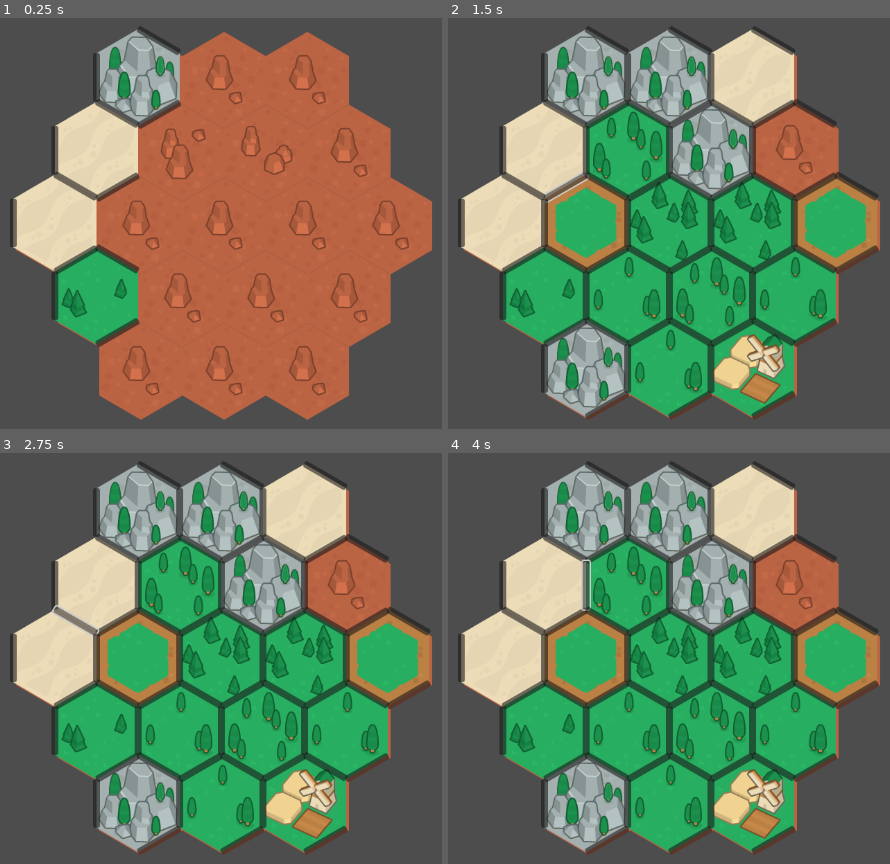
Above: before the commit, frames 1-4 (two rows, left to right).
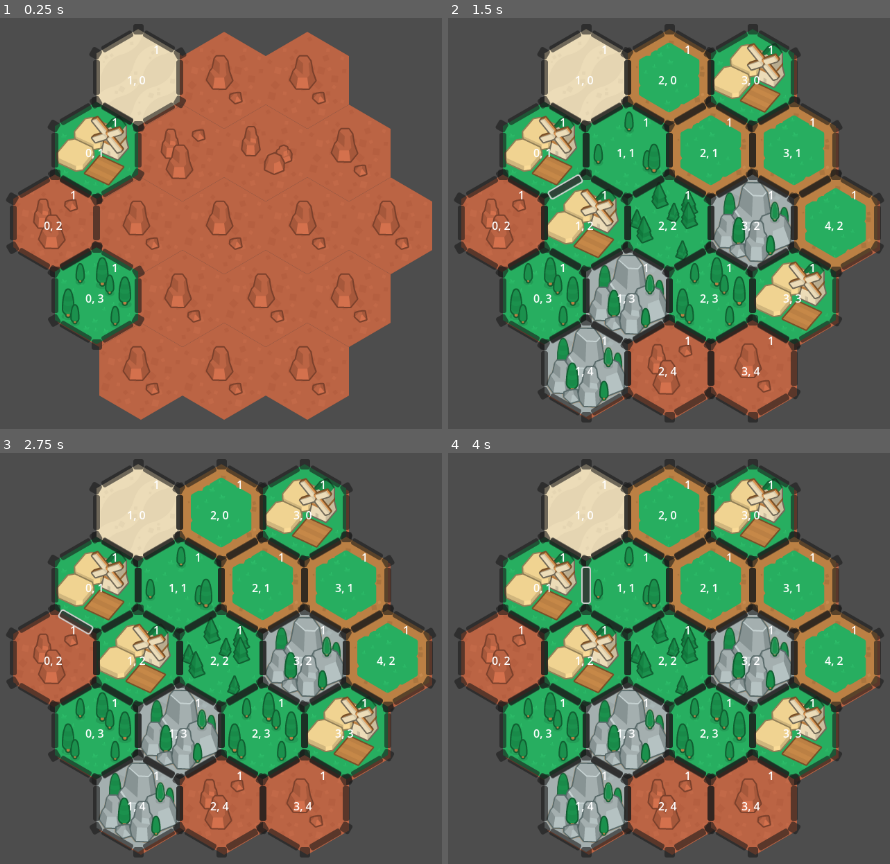
Above: after the commit, the same moments.

Repository: justAbhi77/GodotHexagon
Game: Godot game, scene res://Scenes/world.tscn
Same seed, same stepped clock (60 frames per second), same inputs: the game is played once before the commit and once after it.
Inputs (mouse positions are in pixels of both pictures, inside the frame that each line leads up to):
- Up to frame 1 (0.25 s): no input
- Up to frame 2 (1.5 s): click (567, 112) at 0.52 s; click (567, 186) at 1.27 s
- Up to frame 3 (2.75 s): click (75, 621) at 2.02 s
- Up to frame 4 (4 s): click (501, 584) at 2.77 s; click (585, 584) at 3.52 s

The runs differ from the first frame. In frame 1, 12% of the frame differs, in the area x 1-43%, y 1-81%; in frame 2, 47%; in frame 3, 47%; in frame 4, 47%, in the area x 1-99%, y 1-99%.

Commit message:
clicking on Edges done.

Diff:
--- a/Scenes/CustTile.tscn
+++ b/Scenes/CustTile.tscn
@@ -10,26 +10,134 @@
 position = Vector2(60, 70)
 texture = ExtResource("1_dam02")
 
-[node name="Edge1" type="Button" parent="Sprite2D"]
-z_index = 1
-offset_left = 2.0
-offset_top = -75.0
-offset_right = 72.0
-offset_bottom = -65.0
-rotation = 0.523599
+[node name="Edges" type="Node2D" parent="Sprite2D"]
 
-[node name="Edge3" type="Button" parent="Sprite2D"]
-z_index = 1
-offset_left = 63.0
-offset_top = 40.0
-offset_right = 133.0
-offset_bottom = 50.0
-rotation = 2.61799
+[node name="Pivot1" type="Node2D" parent="Sprite2D/Edges"]
+rotation = 2.0944
 
-[node name="Edge5" type="Button" parent="Sprite2D"]
+[node name="Edge1" type="Button" parent="Sprite2D/Edges/Pivot1"]
 z_index = 1
 offset_left = -55.0
-offset_top = -35.0
-offset_right = 15.0
-offset_bottom = -25.0
+offset_top = -25.0
+offset_right = -5.0
+offset_bottom = -15.0
 rotation = 1.5708
+mouse_filter = 1
+
+[node name="Edge4" type="Button" parent="Sprite2D/Edges/Pivot1"]
+z_index = 1
+offset_left = 65.0
+offset_top = -25.0
+offset_right = 115.0
+offset_bottom = -15.0
+rotation = 1.5708
+mouse_filter = 1
+
+[node name="Pivot2" type="Node2D" parent="Sprite2D/Edges"]
+
+[node name="Edge2" type="Button" parent="Sprite2D/Edges/Pivot2"]
+z_index = 1
+offset_left = 65.0
+offset_top = -25.0
+offset_right = 115.0
+offset_bottom = -15.0
+rotation = 1.5708
+mouse_filter = 1
+
+[node name="Edge5" type="Button" parent="Sprite2D/Edges/Pivot2"]
+z_index = 1
+offset_left = -55.0
+offset_top = -25.0
+offset_right = -5.0
+offset_bottom = -15.0
+rotation = 1.5708
+mouse_filter = 1
+
+[node name="Pivot3" type="Node2D" parent="Sprite2D/Edges"]
+rotation = 1.0472
+
+[node name="Edge3" type="Button" parent="Sprite2D/Edges/Pivot3"]
+z_index = 1
+offset_left = 65.0
+offset_top = -25.0
+offset_right = 115.0
+offset_bottom = -15.0
+rotation = 1.5708
+mouse_filter = 1
+
+[node name="Edge6" type="Button" parent="Sprite2D/Edges/Pivot3"]
+z_index = 1
+offset_left = -55.0
+offset_top = -25.0
+offset_right = -5.0
+offset_bottom = -15.0
+rotation = 1.5708
+mouse_filter = 1
+
+[node name="Vertices" type="Node2D" parent="Sprite2D"]
+
+[node name="Pivot1" type="Node2D" parent="Sprite2D/Vertices"]
+
+[node name="Vertex1" type="Button" parent="Sprite2D/Vertices/Pivot1"]
+offset_left = -7.5
+offset_top = -77.5
+offset_right = 7.5
+offset_bottom = -62.5
+
+[node name="Vertex4" type="Button" parent="Sprite2D/Vertices/Pivot1"]
+offset_left = -7.5
+offset_top = 62.5
+offset_right = 7.5
+offset_bottom = 77.5
+
+[node name="Pivot2" type="Node2D" parent="Sprite2D/Vertices"]
+rotation = 1.0472
+
+[node name="Vertex2" type="Button" parent="Sprite2D/Vertices/Pivot2"]
+offset_left = -7.5
+offset_top = -77.5
+offset_right = 7.5
+offset_bottom = -62.5
+metadata/_edit_use_anchors_ = true
+
+[node name="Vertex5" type="Button" parent="Sprite2D/Vertices/Pivot2"]
+offset_left = -7.5
+offset_top = 62.5
+offset_right = 7.5
+offset_bottom = 77.5
+metadata/_edit_use_anchors_ = true
+
+[node name="Pivot3" type="Node2D" parent="Sprite2D/Vertices"]
+rotation = 2.0944
+
+[node name="Vertex3" type="Button" parent="Sprite2D/Vertices/Pivot3"]
+offset_left = -7.5
+offset_top = -77.5
+offset_right = 7.5
+offset_bottom = -62.5
+metadata/_edit_use_anchors_ = true
+
+[node name="Vertex6" type="Button" parent="Sprite2D/Vertices/Pivot3"]
+offset_left = -7.5
+offset_top = 62.5
+offset_right = 7.5
+offset_bottom = 77.5
+metadata/_edit_use_anchors_ = true
+
+[node name="Label2" type="Label" parent="Sprite2D"]
+offset_left = -13.0
+offset_top = -55.0
+offset_right = 67.0
+offset_bottom = -24.9999
+text = "1"
+horizontal_alignment = 1
+vertical_alignment = 1
+
+[node name="Label" type="Label" parent="Sprite2D"]
+offset_left = -42.0
+offset_top = -21.0
+offset_right = 38.0
+offset_bottom = 29.0
+text = "{x},{y}"
+horizontal_alignment = 1
+vertical_alignment = 1
--- a/Scripts/CustTile.gd
+++ b/Scripts/CustTile.gd
@@ -2,7 +2,8 @@
 
 class_name  CustTile
 
-signal TileClicked
+signal EdgeClicked
+signal VertexClicked
 
 @export var TileType:Enums.TileType = Enums.TileType.Desert
 
@@ -10,18 +11,46 @@
 
 @export var Resources:Enums.TileResources = Enums.TileResources.NIL
 
-@onready var Edge1 = $Sprite2D/Edge1
-@onready var Edge3 = $Sprite2D/Edge3
-@onready var Edge5 = $Sprite2D/Edge5
+@onready var Edge1 = $Sprite2D/Edges/Pivot1/Edge1
+@onready var Edge2 = $Sprite2D/Edges/Pivot2/Edge2
+@onready var Edge3 = $Sprite2D/Edges/Pivot3/Edge3
+
+@onready var Edge4 = $Sprite2D/Edges/Pivot1/Edge4
+@onready var Edge5 = $Sprite2D/Edges/Pivot2/Edge5
+@onready var Edge6 = $Sprite2D/Edges/Pivot3/Edge6
+
+@onready var Vertex1 = $Sprite2D/Vertices/Pivot1/Vertex1
+@onready var Vertex2 = $Sprite2D/Vertices/Pivot2/Vertex2
+@onready var Vertex3 = $Sprite2D/Vertices/Pivot3/Vertex3
+
+@onready var Vertex4 = $Sprite2D/Vertices/Pivot1/Vertex4
+@onready var Vertex5 = $Sprite2D/Vertices/Pivot2/Vertex5
+@onready var Vertex6 = $Sprite2D/Vertices/Pivot3/Vertex6
+
+
 @onready var TileImage = $Sprite2D
+@onready var LabelText = $Sprite2D/Label
 
 var tileX:int = -1
 var tileY:int = -1
 
 func _ready():
-	Edge1.pressed.connect(_ButtonPressed.bind(1))
-	Edge3.pressed.connect(_ButtonPressed.bind(3))
-	Edge5.pressed.connect(_ButtonPressed.bind(5))
+	Edge1.pressed.connect(_EdgePressed.bind(1))
+	Edge2.pressed.connect(_EdgePressed.bind(2))
+	Edge3.pressed.connect(_EdgePressed.bind(3))
+	Edge4.pressed.connect(_EdgePressed.bind(4))
+	Edge5.pressed.connect(_EdgePressed.bind(5))
+	Edge6.pressed.connect(_EdgePressed.bind(6))
 
-func _ButtonPressed(Edgeindex:int):
-	emit_signal("TileClicked", tileX, tileY, Edgeindex)
+	Vertex1.pressed.connect(_VertexPressed.bind(1))
+	Vertex2.pressed.connect(_VertexPressed.bind(2))
+	Vertex3.pressed.connect(_VertexPressed.bind(3))
+	Vertex4.pressed.connect(_VertexPressed.bind(4))
+	Vertex5.pressed.connect(_VertexPressed.bind(5))
+	Vertex6.pressed.connect(_VertexPressed.bind(6))
+
+func _EdgePressed(Edgeindex:int):
+	emit_signal("EdgeClicked", tileX, tileY, Edgeindex)
+
+func _VertexPressed(Vertexindex:int):
+	emit_signal("VertexClicked", tileX, tileY, Vertexindex)
--- a/Scripts/Enums.gd
+++ b/Scripts/Enums.gd
@@ -10,3 +10,5 @@
 }
 
 enum TileResources { NIL, Bricks, Wood, Stone, Wheat, Sheep}
+
+static var EWorldTileCount: Array = [ 1, 3, 4, 3, 4, 4]
--- /dev/null
+++ b/Scripts/Test.gd
@@ -0,0 +1,6 @@
+extends Button
+
+class_name buttonTest
+
+func _on_pressed():
+	print("I've been clicked D:")
--- a/Scripts/UI.gd
+++ b/Scripts/UI.gd
@@ -14,10 +14,21 @@
 
 var Tiles = []
 
+var WorldTileTypes = []
+
 func _ready():
 	position = _Tilemap.position
 
-	var EnumVal:= Enums.TileType.values()
+	var index = 0
+	for x in Enums.TileType.values():
+		print(typeof(x))
+		var countTiles = Enums.EWorldTileCount[index]
+		for y in range(countTiles):
+			WorldTileTypes.append(x)
+		index += 1
+	print(typeof(WorldTileTypes[0]))
+	WorldTileTypes.shuffle()
+	index = 0
 
 	var grid = _Tilemap.get_used_cells(0)
 	grid.sort()
@@ -33,14 +44,15 @@
 	for i in grid:
 		var tile : CustTile = _TileAsset.instantiate()
 		Tiles[i.x][i.y] = tile
-		tile.name = str(i)
 		tile.tileX = i.x
 		tile.tileY = i.y
 		add_child(tile)
 		tile.position = _Tilemap.map_to_local(i)
 		tile.position -= Vector2(64,74)
-		setup_tile_properties(tile,EnumVal.pick_random())
-		tile.TileClicked.connect(On_Tile_Clicked)
+		setup_tile_properties(tile,WorldTileTypes[index])
+		index += 1
+		tile.EdgeClicked.connect(On_Edge_Clicked)
+		tile.VertexClicked.connect(On_Vertex_Clicked)
 		await get_tree().create_timer(0.05).timeout
 
 	print("hello")
@@ -54,28 +66,85 @@
 	print("Mouse Clicked on UI at pos ", pos_clicked)
 
 func setup_tile_properties(tile:CustTile ,tiletype:Enums.TileType):
+	tile.LabelText.text = str(tile.tileX, ", ",tile.tileY)
 	match tiletype:
 		Enums.TileType.Desert:
+			tile.name = "Desert"
 			tile.TileImage.set_texture(_DesertAsset)
 			tile.Resources = Enums.TileResources.NIL
 		Enums.TileType.Brick:
+			tile.name = "Brick"
 			tile.TileImage.set_texture(_BricksAsset.pick_random())
 			tile.Resources = Enums.TileResources.Bricks
 		Enums.TileType.Forest:
+			tile.name = "Forest"
 			tile.TileImage.set_texture(_ForestsAsset.pick_random())
 			tile.Resources = Enums.TileResources.Wood
 		Enums.TileType.Mountains:
+			tile.name = "Mountains"
 			tile.TileImage.set_texture(_MountainAsset)
 			tile.Resources = Enums.TileResources.Stone
 		Enums.TileType.Farm:
+			tile.name = "Farm"
 			tile.TileImage.set_texture(_FarmAsset)
 			tile.Resources = Enums.TileResources.Wheat
 		Enums.TileType.GrassLand:
+			tile.name = "GrassLand"
 			tile.TileImage.set_texture(_GrasslandAsset)
 			tile.Resources = Enums.TileResources.Sheep
 		_:
 			print("Hello Default")
 
-func On_Tile_Clicked(tileX:int, tileY:int, Edgeindex:int):
+func On_Edge_Clicked(tileX:int, tileY:int, Edgeindex:int):
 	var tile = Tiles[tileX][tileY]
-	print("Clicked on tile ", tile.name, " at edge ", Edgeindex)
+	var neighbourX = 0
+	var neighbourY = 0
+	match Edgeindex:
+		1:
+			neighbourY = tileY - 1
+			if tileY%2 == 1 :
+				neighbourX = tileX + 1
+			else:
+				neighbourX = tileX
+		2:
+			neighbourX = tileX + 1
+			neighbourY = tileY
+		3:
+			neighbourY = tileY + 1
+			if tileY%2 == 1 :
+				neighbourX = tileX + 1
+			else:
+				neighbourX = tileX
+		4:
+			neighbourY = tileY + 1
+			if tileY%2 == 1 :
+				neighbourX = tileX
+			else:
+				neighbourX = tileX - 1
+		5:
+			neighbourX = tileX - 1
+			neighbourY = tileY
+		6:
+			neighbourY = tileY - 1
+			if tileY%2 == 1 :
+				neighbourX = tileX
+			else:
+				neighbourX = tileX - 1
+		_:
+			print("Invalid EdgeIndex")
+	var neighbourtile = Tiles[neighbourX][neighbourY]
+
+	var Debugprint : String = ""
+	Debugprint = str("Clicked on tile with ", tile.name, " property at ",
+		tileX,", ",tileY , " at edge ", Edgeindex)
+
+	if neighbourtile:
+		Debugprint+= str(" Found Neightbour with ", neighbourtile.name, " property at ",
+			neighbourX,", ",neighbourY , " at edge ", (Edgeindex + 3)%6)
+	print(Debugprint)
+
+
+func On_Vertex_Clicked(tileX:int, tileY:int, Vertexindex:int):
+	var tile = Tiles[tileX][tileY]
+	print("Clicked on tile with ", tile.name, " property at ",
+		tileX,", ",tileY , " at Vertex ", Vertexindex)
